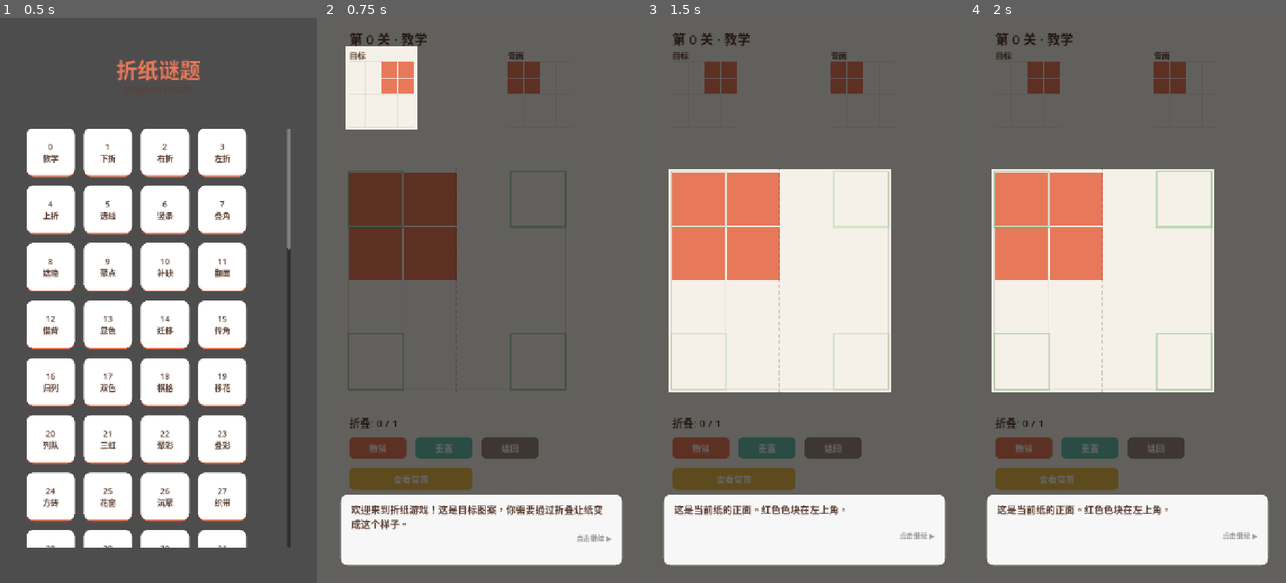
Above: before the commit, frames 1-4 (left to right).
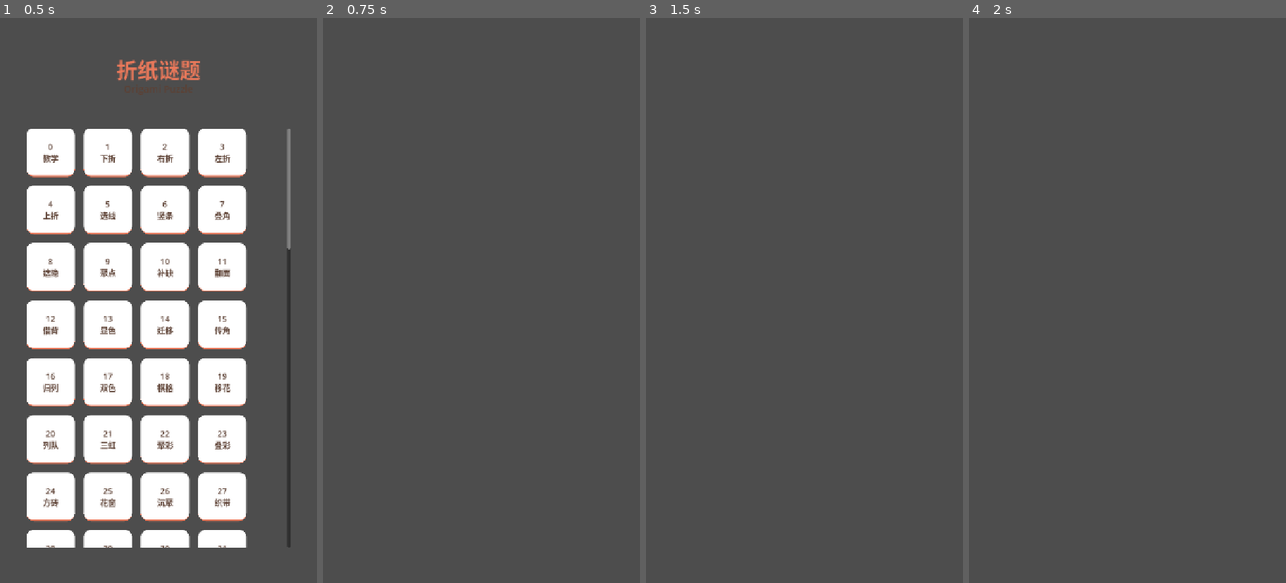
Above: after the commit, the same moments.

Repository: oscarrr112/origami-puzzle
Game: Godot game, scene res://scenes/main.tscn
The game is run twice, just before and just after one commit, with the same random seed, the same clock (stepped at 60 frames per second) and the same inputs.
Inputs (mouse positions are in pixels of both pictures, inside the frame that each line leads up to):
- Up to frame 1 (0.5 s): no input
- Up to frame 2 (0.75 s): click "0 教学" at 0.5 s
- Up to frame 3 (1.5 s): click (699, 447) at 1.25 s, where only the run before the commit has a clickable "撤销"
- Up to frame 4 (2 s): no input

Frame 1 is identical in both runs. In frame 2, 25% of the frame differs, in the area x 5-95%, y 2-97%; in frame 3, 43%; in frame 4, 43%.
Error after the commit: Parse Error: Function "_try_drag_fold()" not found in base self. (res://scripts/game.gd:594)

Commit message:
refactor: restructure _input() into down/motion/up handlers for drag support
Splits the monolithic _input() into _on_mouse_down, _on_mouse_motion and
_on_mouse_up handlers. Mouse-up now distinguishes drag gestures from taps,
delegating drag completion to _try_drag_fold() and preserving existing
click-to-select behaviour for taps.

Co-Authored-By: Claude Opus 4.6 (1M context) <noreply@anthropic.com>

Diff:
--- a/scripts/game.gd
+++ b/scripts/game.gd
@@ -553,15 +553,57 @@
 
 
 func _input(event: InputEvent) -> void:
-	if not (event is InputEventMouseButton):
+	if _state == InteractionState.FOLDING:
 		return
-	var mb := event as InputEventMouseButton
-	if not mb.pressed or mb.button_index != MOUSE_BUTTON_LEFT:
-		return
+
+	if event is InputEventMouseButton:
+		var mb := event as InputEventMouseButton
+		if mb.button_index != MOUSE_BUTTON_LEFT:
+			return
+		if mb.pressed:
+			_on_mouse_down(mb.position)
+		else:
+			_on_mouse_up(mb.position)
+	elif event is InputEventMouseMotion:
+		_on_mouse_motion(event as InputEventMouseMotion)
+
+
+func _on_mouse_down(pos: Vector2) -> void:
 	if is_animating or not model.can_fold():
 		return
-
-	var cell := _pos_to_cell(mb.position)
+	var cell := _pos_to_cell(pos)
+	if cell.x >= 0:
+		_drag_start_cell = cell
+		_drag_start_pos = pos
+		_is_dragging = false
+
+
+func _on_mouse_motion(event: InputEventMouseMotion) -> void:
+	if _drag_start_cell == Vector2i(-1, -1) or _is_dragging:
+		return
+	if event.position.distance_to(_drag_start_pos) > DRAG_THRESHOLD:
+		_is_dragging = true
+		if _state == InteractionState.SELECTED:
+			_cancel_selection()
+
+
+func _on_mouse_up(pos: Vector2) -> void:
+	if _is_dragging and _drag_start_cell != Vector2i(-1, -1):
+		var end_cell := _pos_to_cell(pos)
+		if end_cell.x >= 0 and end_cell != _drag_start_cell:
+			_try_drag_fold(_drag_start_cell, end_cell)
+		_drag_start_cell = Vector2i(-1, -1)
+		_is_dragging = false
+		get_viewport().set_input_as_handled()
+		return
+
+	# Not a drag — run existing click logic
+	_drag_start_cell = Vector2i(-1, -1)
+	_is_dragging = false
+
+	if is_animating or not model.can_fold():
+		return
+	var cell := _pos_to_cell(pos)
 
 	match _state:
 		InteractionState.IDLE:
